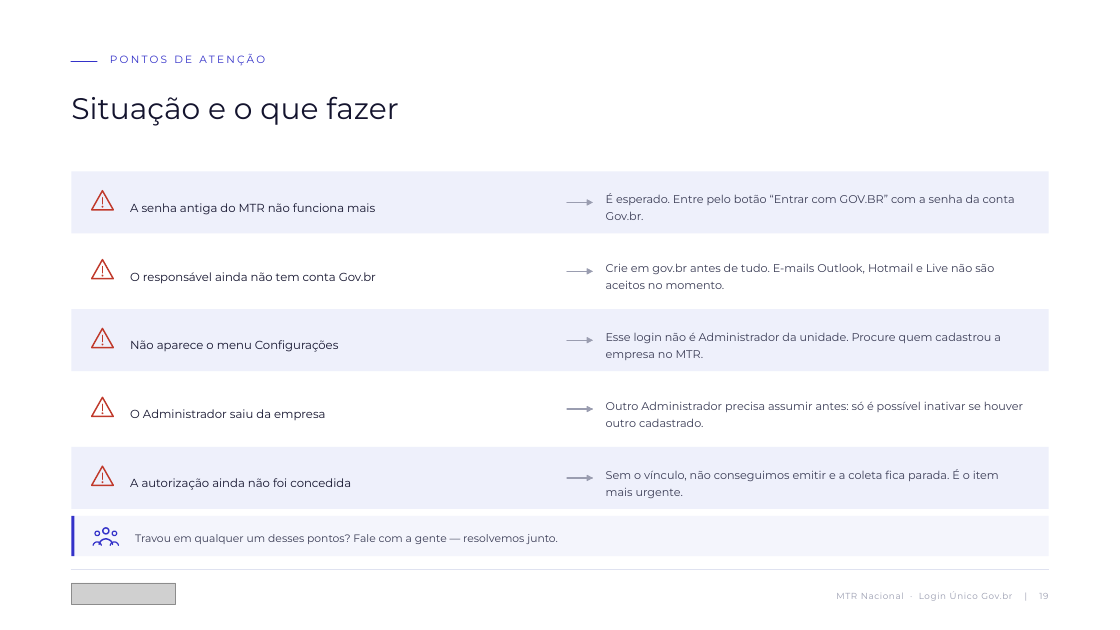
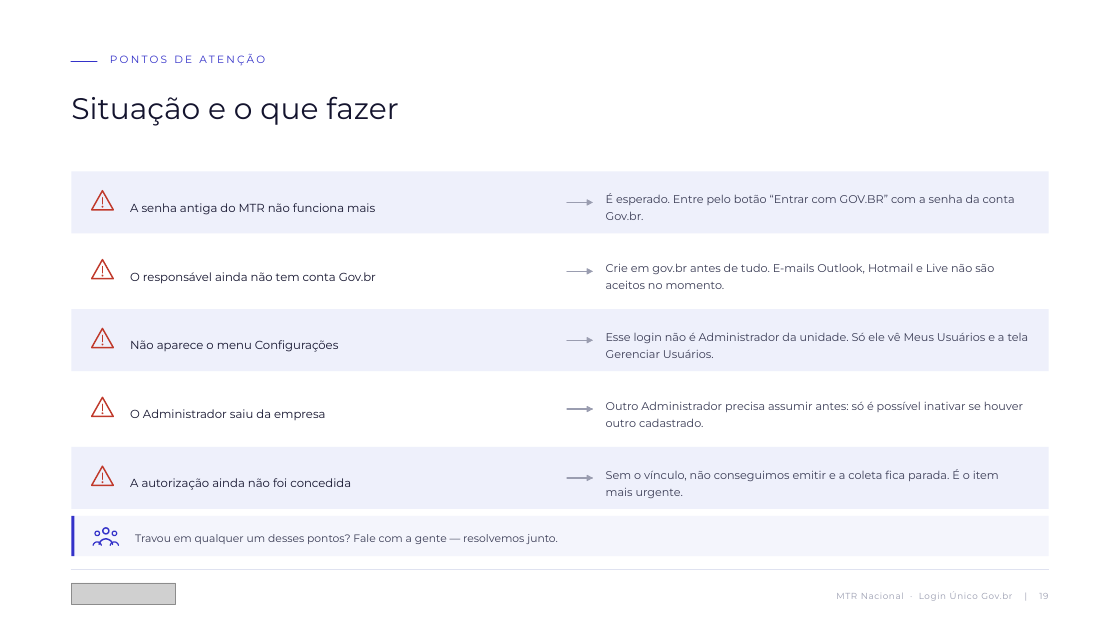
Before and after one commit to giovaniwawa789-beep/Kiro, a slide deck: slide 19 of apresentacoes/sinir_mtr/Nunes_Lucato_MTR_Login_Unico_Govbr.pptx. Drawn at 1120x630 pixels with LibreOffice and Linux fonts; fonts in the diff are those of the drawing; grey boxes stand for pictures. Boxes give left, top, right and bottom in pixels: in the first picture for what was removed or moved away, otherwise in the second. Text is boxed around its words. In the diff, an @@ line names an element or a change of style, - is before the commit and + after.

```diff
--- a/apresentacoes/sinir_mtr/Nunes_Lucato_MTR_Login_Unico_Govbr.pptx
+++ b/apresentacoes/sinir_mtr/Nunes_Lucato_MTR_Login_Unico_Govbr.pptx
@@ text at [606,332,1029,358]: text changed @@
-Esse login não é Administrador da unidade. Procure quem cadastrou a empresa no MTR.
+Esse login não é Administrador da unidade. Só ele vê Meus Usuários e a tela Gerenciar Usuários.
```
Also in this commit, not shown: 10 other slides changed, 1 slide added, 1 slide removed, 8 other files.
